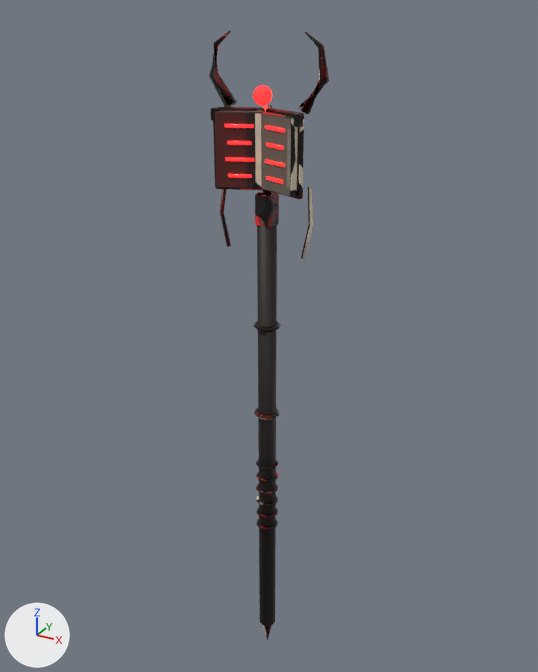
What one commit did to the Blender file Blender/Weapons/Magic/07_hell_magic.blend.
One viewpoint serves both versions: a 50 mm camera at (0.81, -1.463, 1.196) aimed at (-0.017, 0.042, 0.443). Every picture has the same lights, and +X, +Y and +Z are marked at lower left. The older version comes first.

The first picture shows 'Weapon'.
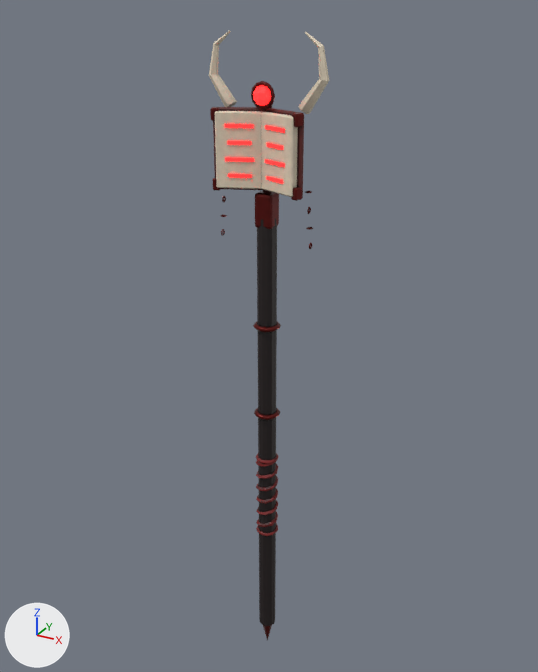
The change, as JSON lines over the scene's bpy script:
```json
{"block": "me_weapon", "where": "# used by ob_weapon; location = (0.0, 0.0, 0.0)"}
{"op": "remove", "block": "me_weapon", "code": "me_weapon.from_pydata(...)  # 715 vertices, 1338 faces; spans x -0.14..0.14, y -0.06..0.03, z -0.53..1.15"}
{"op": "add", "block": "me_weapon", "code": "me_weapon.from_pydata(...)  # 1190 vertices, 2284 faces; spans x -0.14..0.14, y -0.06..0.03, z -0.53..1.15"}
{"block": "me_weapon", "change": "me_weapon part 1: the loose piece of 24 vertices spanning x -0.11..-0.09, y -0.06..-0.04, z 0.97..1.0 is copied, and the copy is moved by (0.0, 0.0, -0.15); it spans x -0.11..-0.09, y -0.06..-0.04, z 0.82..0.85"}
{"block": "me_weapon", "change": "me_weapon part 2: the loose piece of 24 vertices spanning x 0.09..0.11, y -0.06..-0.04, z 0.97..1.0 is copied, and the copy is moved by (0.0, 0.0, -0.15); it spans x 0.09..0.11, y -0.06..-0.04, z 0.82..0.85"}
{"block": "me_weapon", "change": "me_weapon part 3: 56 vertices moved from x -0.02..0.03, y -0.03..0.03, z -0.1..0.25 to x -0.02..0.02, y -0.03..0.03, z -0.11..0.25; 115 vertices removed from x -0.03..0.03, y -0.03..0.03, z -0.1..0.26; 284 vertices added at x -0.03..0.03, y -0.03..0.03, z -0.12..0.26"}
{"block": "me_weapon", "change": "me_weapon part 4: 7 vertices moved within x -0.01..0.01, y -0.04..0.0, z 1.03..1.05; 41 vertices removed from x -0.12..0.12, y -0.04..0.0, z 0.68..1.05; 291 vertices added at x -0.12..0.12, y -0.03..0.02, z -0.45..1.06"}
{"block": "me_weapon", "change": "me_weapon part 5: 2 vertices moved from x -0.01..0.01, y -0.03..0.03, z 0.49 to x -0.02..0.02, y -0.03..0.03, z 0.49; 12 vertices removed from x -0.02..0.02, y -0.03..0.03, z 0.48..0.5; 20 vertices added at x -0.02..0.02, y -0.03..0.03, z 0.48..0.5"}
{"block": "me_weapon", "change": "me_weapon part 6: 528 kept faces spanning x -0.11..0.14, y -0.06..0.03, z -0.53..1.15 get new texture (UV) coordinates"}
```

Changed parts and their boxes (x1, y1, x2, y2) in the pictures (538 x 672 px; the box of a moved part takes in the faces that stretch with it):
```json
{"part": 1, "of": "me_weapon", "change": "added", "after": [212, 177, 221, 190]}
{"part": 2, "of": "me_weapon", "change": "added", "after": [291, 187, 302, 201]}
{"part": 3, "of": "me_weapon", "change": "moved or reshaped", "before": [254, 408, 280, 530], "after": [254, 408, 280, 536]}
{"part": 4, "of": "me_weapon", "change": "reshaped", "before": [220, 85, 313, 259], "after": [209, 74, 329, 625]}
{"part": 5, "of": "me_weapon", "change": "moved or reshaped", "before": [254, 324, 279, 332], "after": [253, 321, 280, 332]}
{"part": 6, "of": "me_weapon", "change": "surface changed", "before": [210, 30, 329, 638], "after": [210, 30, 329, 638]}
```
